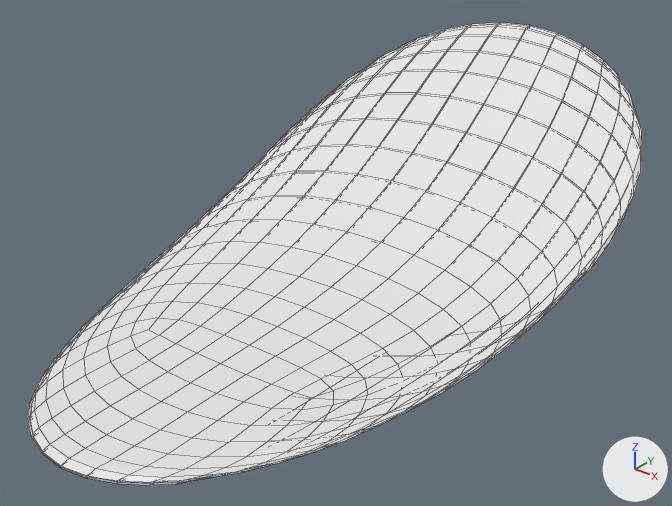
A saved change to the OBJ model src/main/resources/assets/kablade/effects/rain/petal.obj.
One viewpoint serves both versions: a camera (50 mm lens) standing at (2.21, -2.86, 1.76) and looking at (0.01, -0.11, 0.06). Arrows for +X, +Y and +Z are at lower right; the lights stay in place. Mesh edges are drawn as thin lines. Where no turn or scale is listed for an object, it has been applied to the vertices.

In view in the first picture: 'fl'.
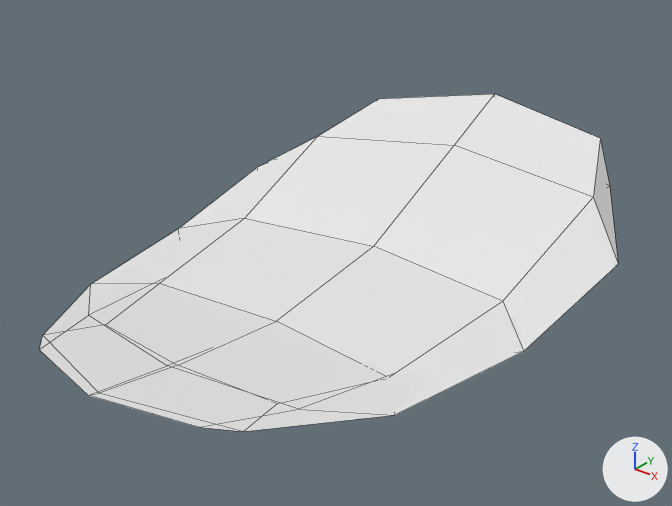
What changed in the scene script:
```text
Change me_fl:
    used by ob_fl; location = (0.0, 0.0, 0.0)
    remove me_fl.from_pydata(...)  # 1284 vertices, 1280 faces; spans x -0.95..0.92, y -1.52..1.52, z -0.22..0.73
    add me_fl.from_pydata(...)  # 42 vertices, 40 faces; spans x -1.0..0.98, y -1.35..1.18, z -0.19..0.45
    me_fl part 1: the loose piece of 642 vertices spanning x -0.94..0.91, y -1.52..1.52, z -0.21..0.72 is rebuilt with 42 vertices and now spans x -1.0..0.98, y -1.35..1.18, z -0.19..0.45
    me_fl part 2: the loose piece of 642 vertices spanning x -0.95..0.92, y -1.52..1.52, z -0.22..0.73 is deleted
```

What differs and where, as boxes [x1, y1, x2, y2] in the pictures (672 x 506 px):
'fl', reshaped (27% shorter): before [28, 23, 642, 485]; after [39, 94, 618, 432]
part 1 of me_fl, rebuilt: before [102, 278, 579, 483]; after [39, 94, 618, 432]
part 2 of me_fl, deleted: before [28, 23, 642, 485]
